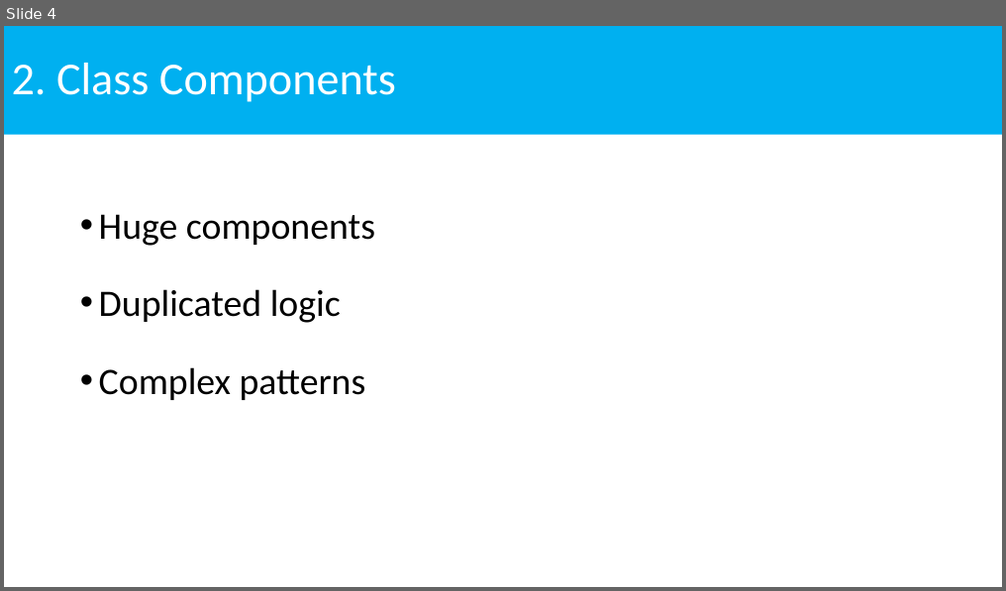
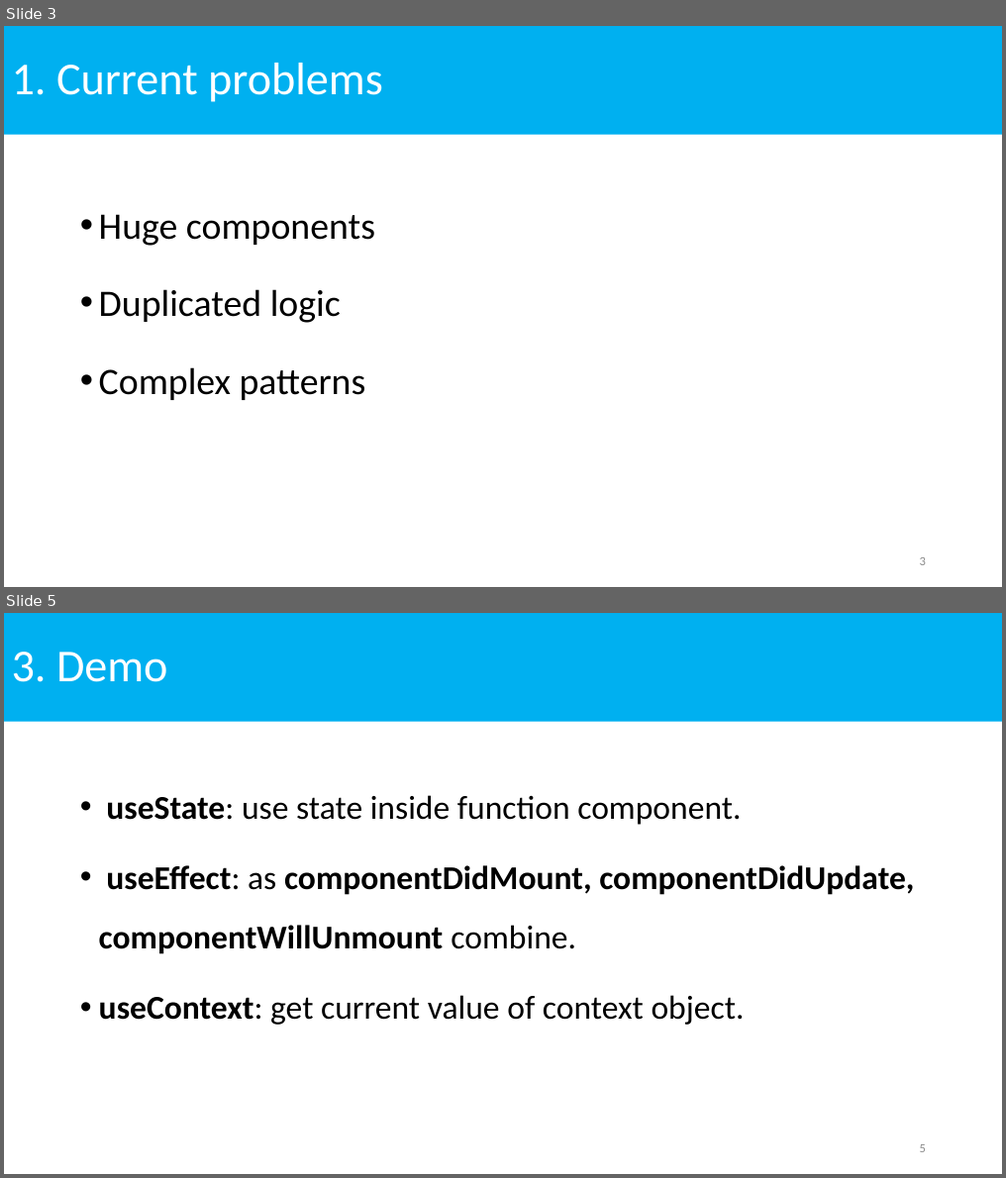
Before and after one commit to NhanHoang8195/react-hook-demo, a slide deck: ReactHooks.pptx. Shown one above the other, each under a label of ours: slide 4 before the commit, slides 3 and 5 after it; the slides between them are not shown. The pictures are 1006x591 and 1006x1178 pixels, drawn with LibreOffice and Linux fonts; fonts in the diff are those of the drawing. Boxes give left, top, right and bottom in pixels: in the first picture for what was removed or moved away, otherwise in the second. Text is boxed around its words. In the diff, an @@ line names an element or a change of style, - is before the commit and + after.

```diff
--- a/ReactHooks.pptx
+++ b/ReactHooks.pptx
@@ slide 5 added at (x1=4, y1=613, x2=1002, y2=1174), background #FFFFFF @@
@@ title added at (x1=4, y1=613, x2=1002, y2=722), fill #00B0F0, 44 pt, text #FFFFFF @@
+3. Demo
@@ text added at (x1=99, y1=795, x2=914, y2=1025), 32 pt, text #000000, bold @@
+• useState: use state inside function component.
+• useEffect: as componentDidMount, componentDidUpdate, componentWillUnmount combine.
+• useContext: get current value of context object.
@@ page number added at (x1=920, y1=1145, x2=926, y2=1153), 12 pt, text #8C8C8C @@
+5
@@ what was slide 4 is now slide 3 @@
@@ slide 3 changed as well @@
@@ title at (x1=12, y1=63, x2=383, y2=102): text changed @@
-2. Class Components
+1. Current problems
@@ page number added at (x1=920, y1=558, x2=926, y2=566), 12 pt, text #8C8C8C @@
+3
```
Also in this commit, not shown: 4 other slides changed, 3 other slides added, 5 slides removed, 8 other files.
